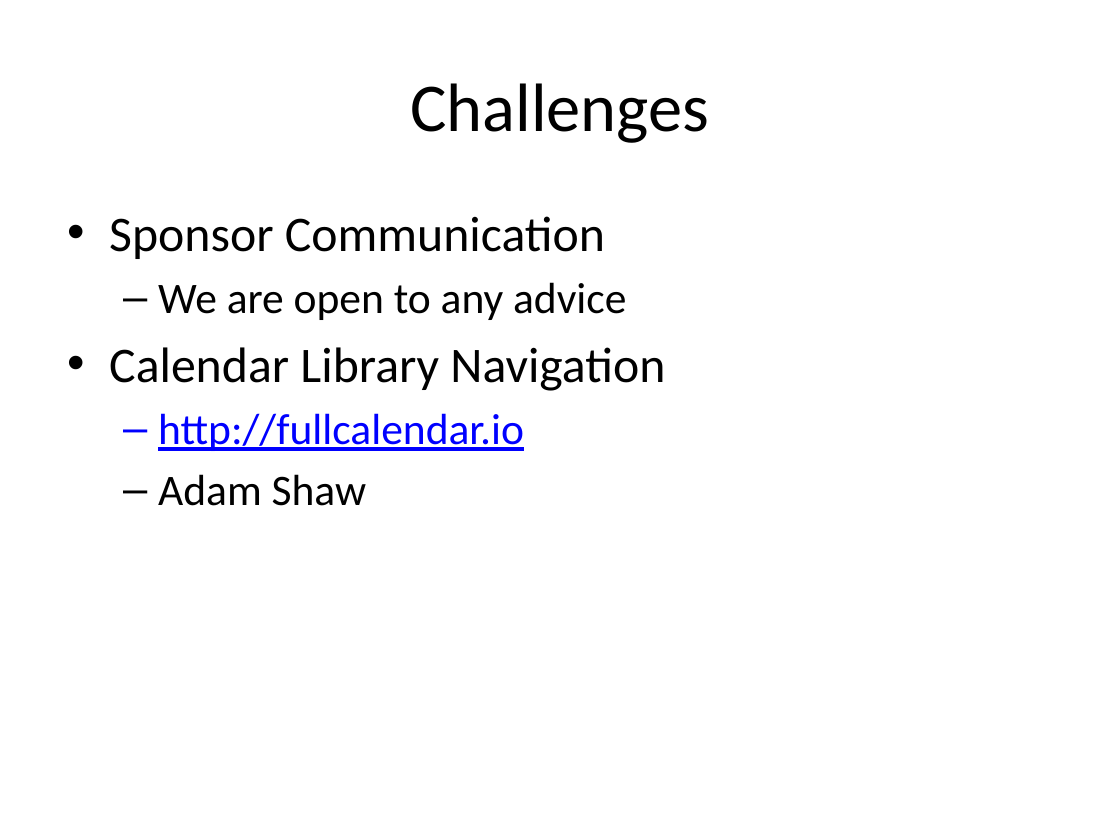
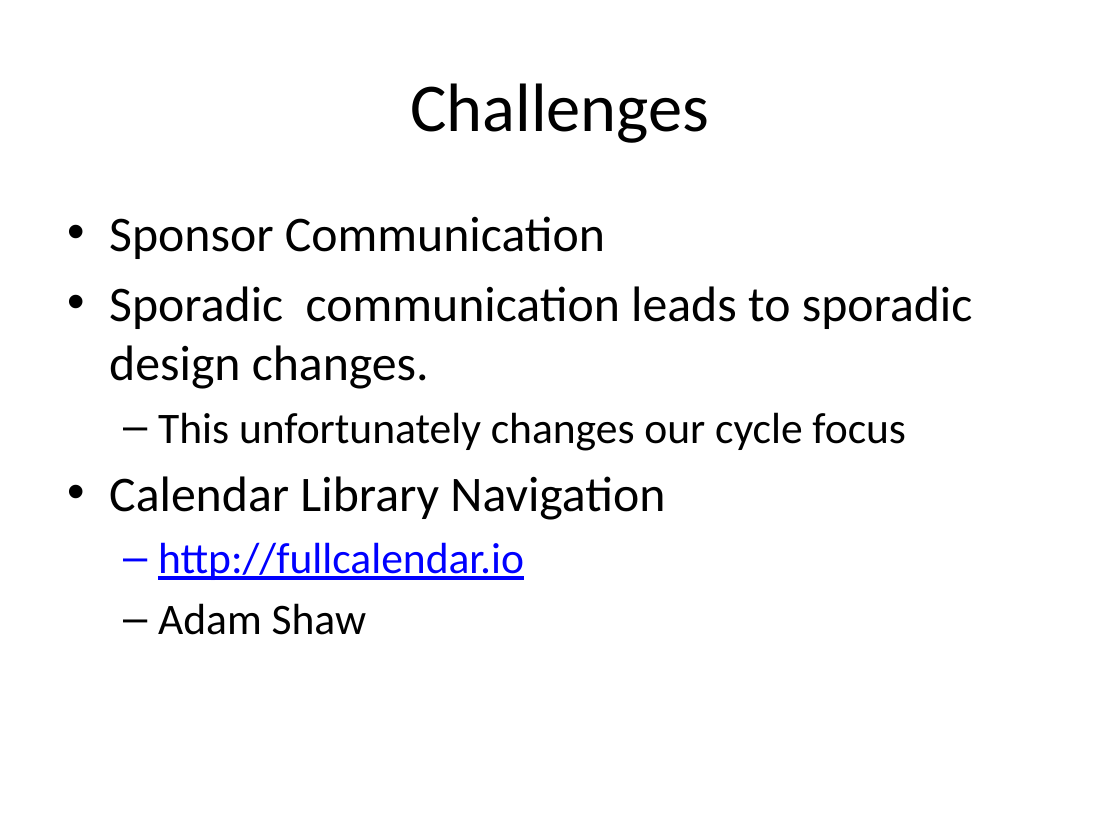
Before and after one commit to telepresencebot2/Transportation-For-Visually-Impaired, a slide deck: slide 7 of Cycle2DOC/CycleTwoPresentation.pptx. Drawn at 1120x840 pixels with LibreOffice and Linux fonts; fonts in the diff are those of the drawing; background and template pictures are left out. Boxes give left, top, right and bottom in pixels: in the first picture for what was removed or moved away, otherwise in the second. Text is boxed around its words. In the diff, an @@ line names an element or a change of style, - is before the commit and + after.

Commit message:
Finished Senior Design Cycle 2 Report

```diff
--- a/Cycle2DOC/CycleTwoPresentation.pptx
+++ b/Cycle2DOC/CycleTwoPresentation.pptx
@@ text at [109,286,973,451]: text changed; size 28 to 32 pt @@
-  – We are open to any advice
+• Sporadic communication leads to sporadic design changes.
+  – This unfortunately changes our cycle focus
```
Also in this commit, not shown: 6 other slides changed, 5 other files.
